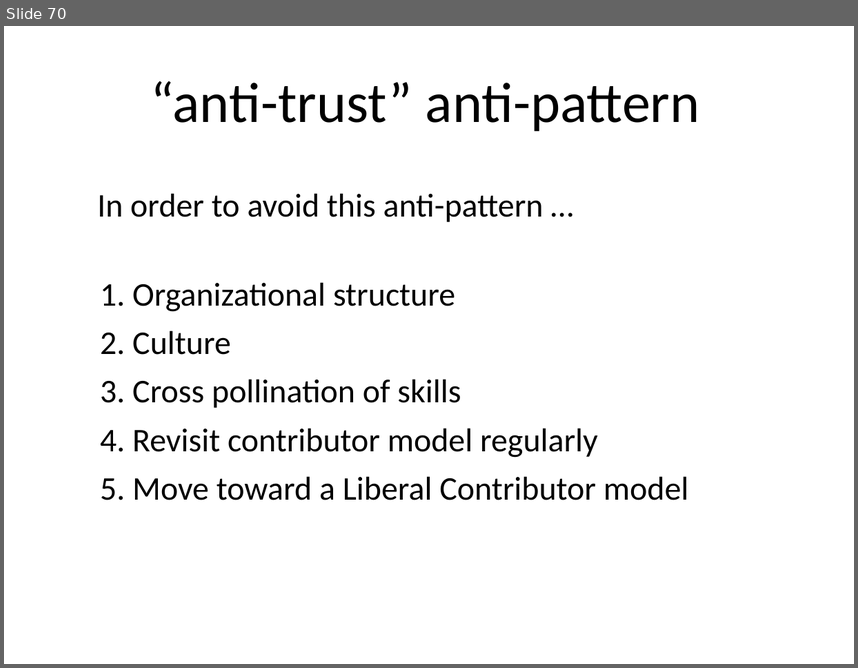
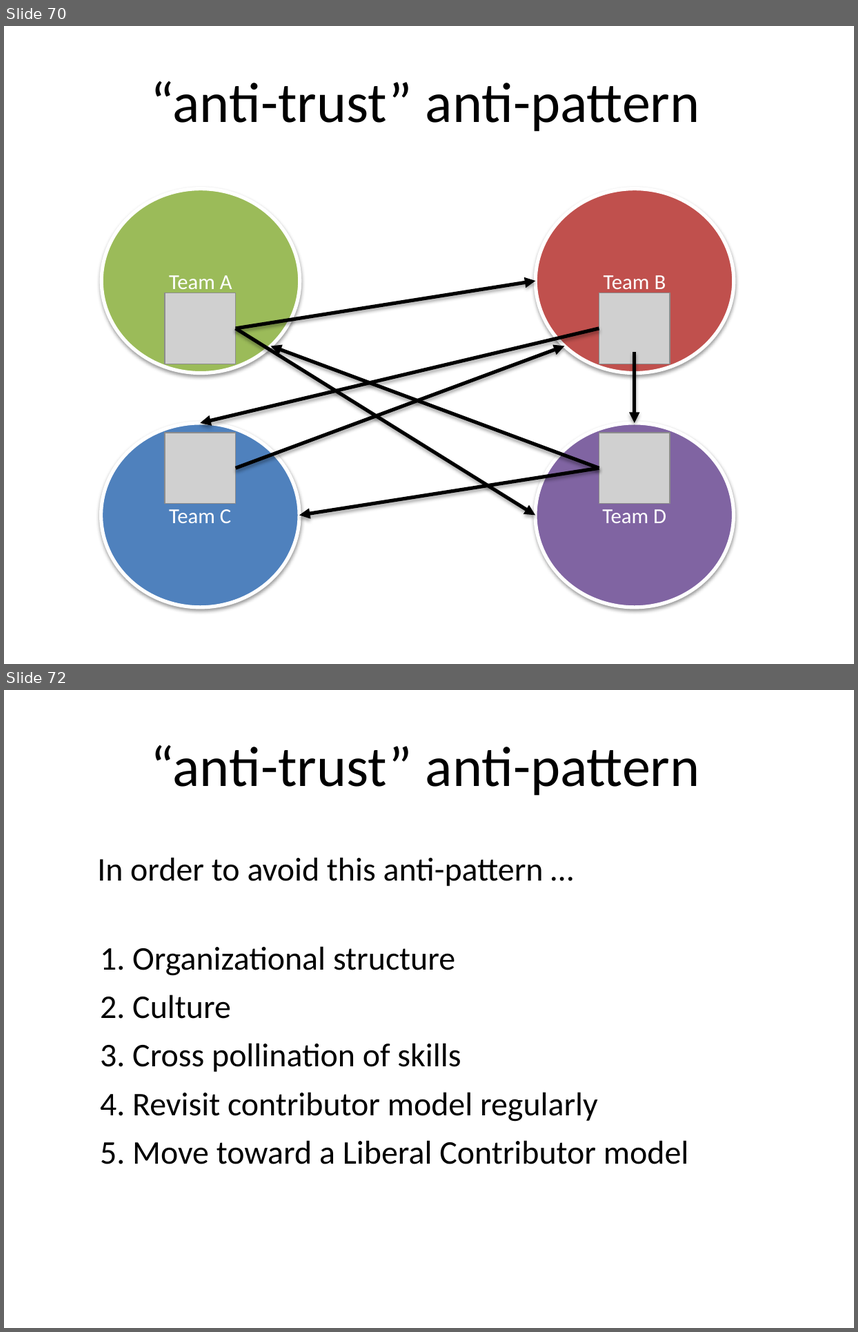
Before and after one commit to dsietz/open-source-model, a slide deck: Adopting the Open Source Model.pptx. Shown one above the other, each under a label of ours: slide 70 before the commit, slides 70 and 72 after it; the slides between them are not shown. The pictures are 858x668 and 858x1332 pixels, drawn with LibreOffice and Linux fonts; fonts in the diff are those of the drawing; grey boxes stand for pictures. Boxes give left, top, right and bottom in pixels: in the first picture for what was removed or moved away, otherwise in the second. Text is boxed around its words. In the diff, an @@ line names an element or a change of style, - is before the commit and + after.

```diff
--- a/Adopting the Open Source Model.pptx
+++ b/Adopting the Open Source Model.pptx
@@ slide 70 added at (4, 26, 854, 664), background #FFFFFF @@
@@ text added at (150, 81, 700, 132), 48 pt, text #000000 @@
+“anti-trust” anti-pattern
@@ ellipse added at (102, 188, 300, 373), fill #9BBB59, outline #FFFFFF 3 pt, 18 pt, text #FFFFFF @@
+Team A
@@ ellipse added at (535, 188, 733, 373), fill #C0504D, outline #FFFFFF 3 pt, 18 pt, text #FFFFFF @@
+Team B
@@ picture added at (165, 293, 235, 363) @@
@@ arrow added from (235, 328) to (535, 281), #000000 3 pt @@
@@ picture added at (599, 293, 670, 363) @@
@@ arrow added from (599, 328) to (201, 423), #000000 3 pt @@
@@ arrow added from (235, 328) to (535, 515), #000000 3 pt @@
@@ arrow added from (235, 468) to (564, 345), #000000 3 pt @@
@@ arrow added from (599, 468) to (271, 345), #000000 3 pt @@
@@ arrow added from (635, 352) to (635, 423), #000000 3 pt @@
@@ ellipse added at (101, 423, 299, 608), fill #4F81BD, outline #FFFFFF 3 pt, 18 pt, text #FFFFFF @@
+Team C
@@ picture added at (165, 432, 235, 503) @@
@@ ellipse added at (535, 423, 733, 608), fill #8064A2, outline #FFFFFF 3 pt, 18 pt, text #FFFFFF @@
+Team D
@@ picture added at (599, 432, 670, 503) @@
@@ arrow added from (599, 468) to (299, 515), #000000 3 pt @@
@@ what was slide 70 is now slide 72 @@
```
Also in this commit, not shown: 1 slide changed, 1 other slide added.
